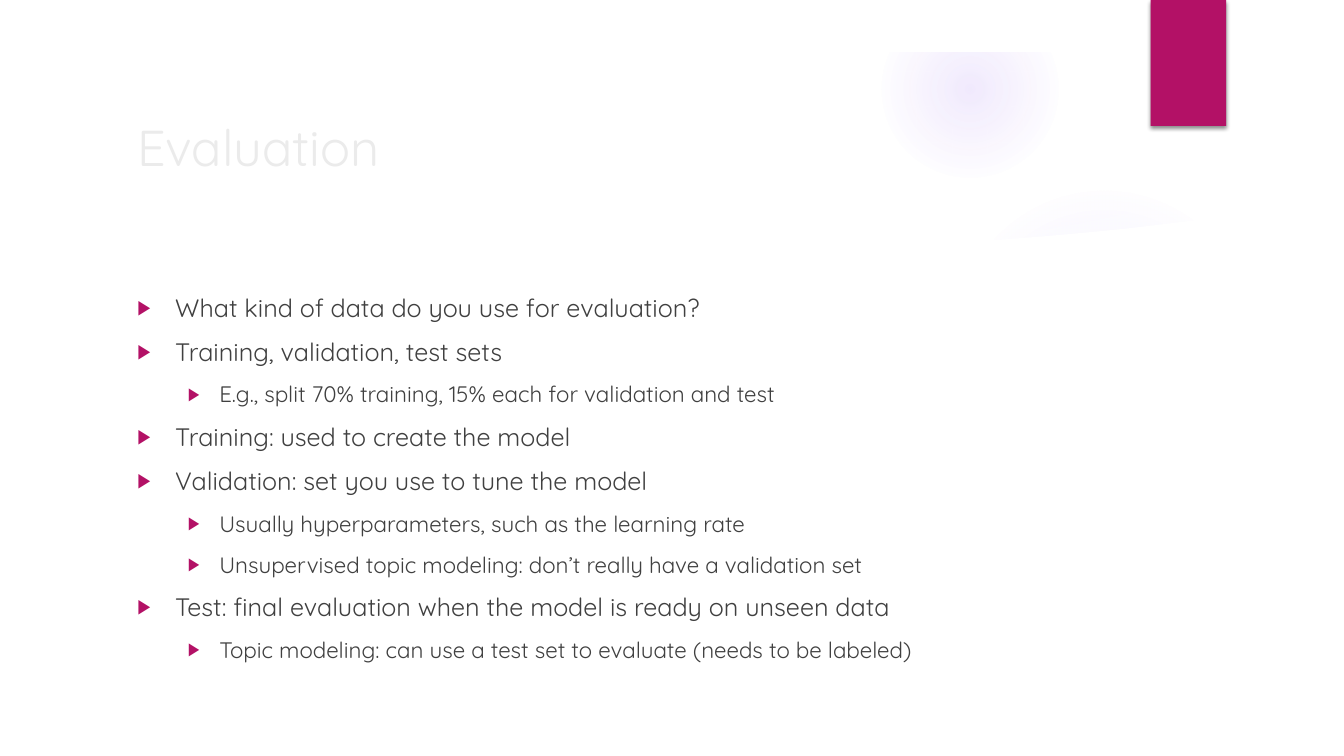
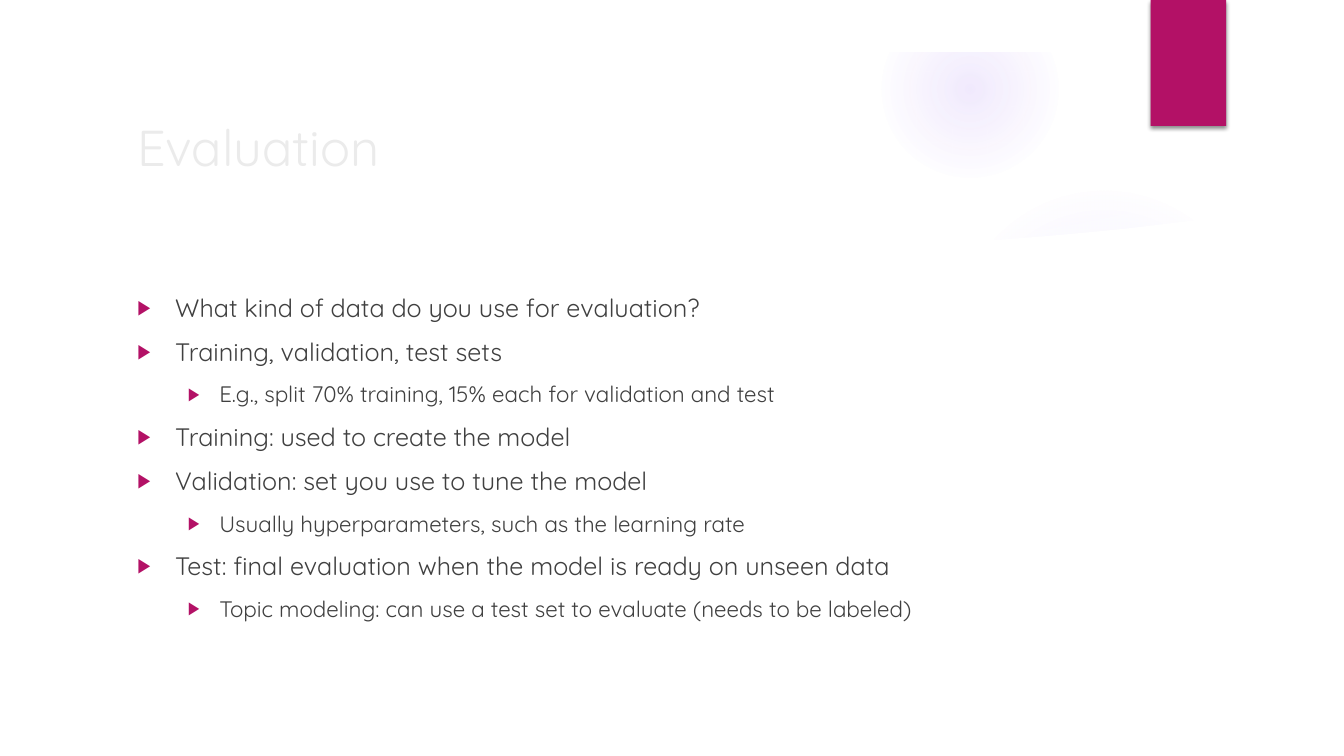
Before and after one commit to zhenya-pl/odsc_west, a slide deck: slide 34 of Introduction to NLP and topic modeling.pptx (slide 33 before the commit). Drawn at 1344x756 pixels with LibreOffice and Linux fonts; fonts in the diff are those of the drawing; background and template pictures are left out. Boxes give left, top, right and bottom in pixels: in the first picture for what was removed or moved away, otherwise in the second. Text is boxed around its words. In the diff, an @@ line names an element or a change of style, - is before the commit and + after.

```diff
--- a/Introduction to NLP and topic modeling.pptx
+++ b/Introduction to NLP and topic modeling.pptx
@@ text at (219, 556, 862, 578): paragraph removed @@
-  ▶ Unsupervised topic modeling: don’t really have a validation set
```
Also in this commit, not shown: 2 other slides changed, 6 slides added.
